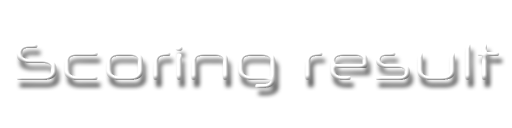
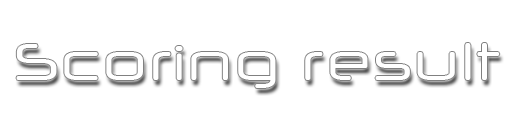
The second (512, 128) image is a revision of the first. Changes to its layers:
pixels changed over 15, 42, 506, 99 (layer not identified)
